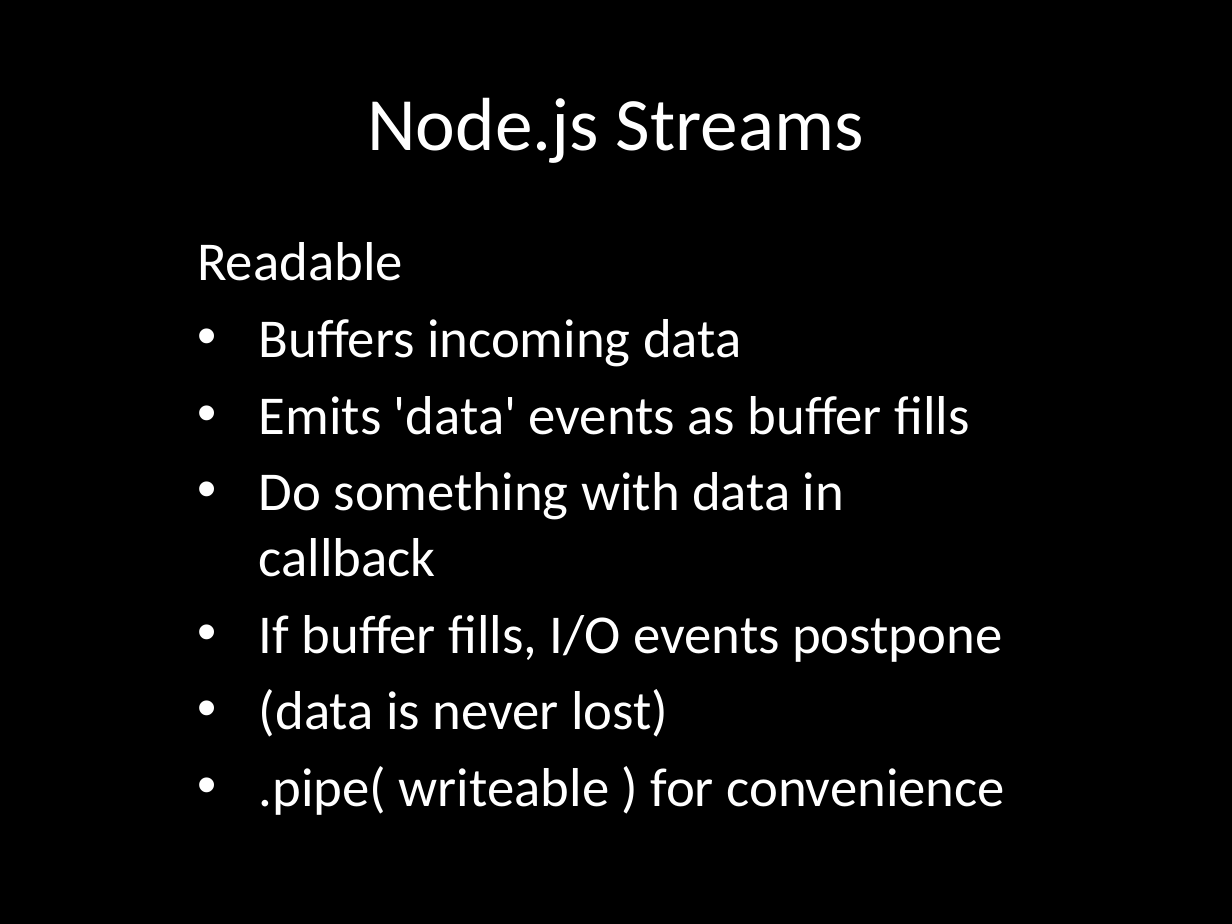
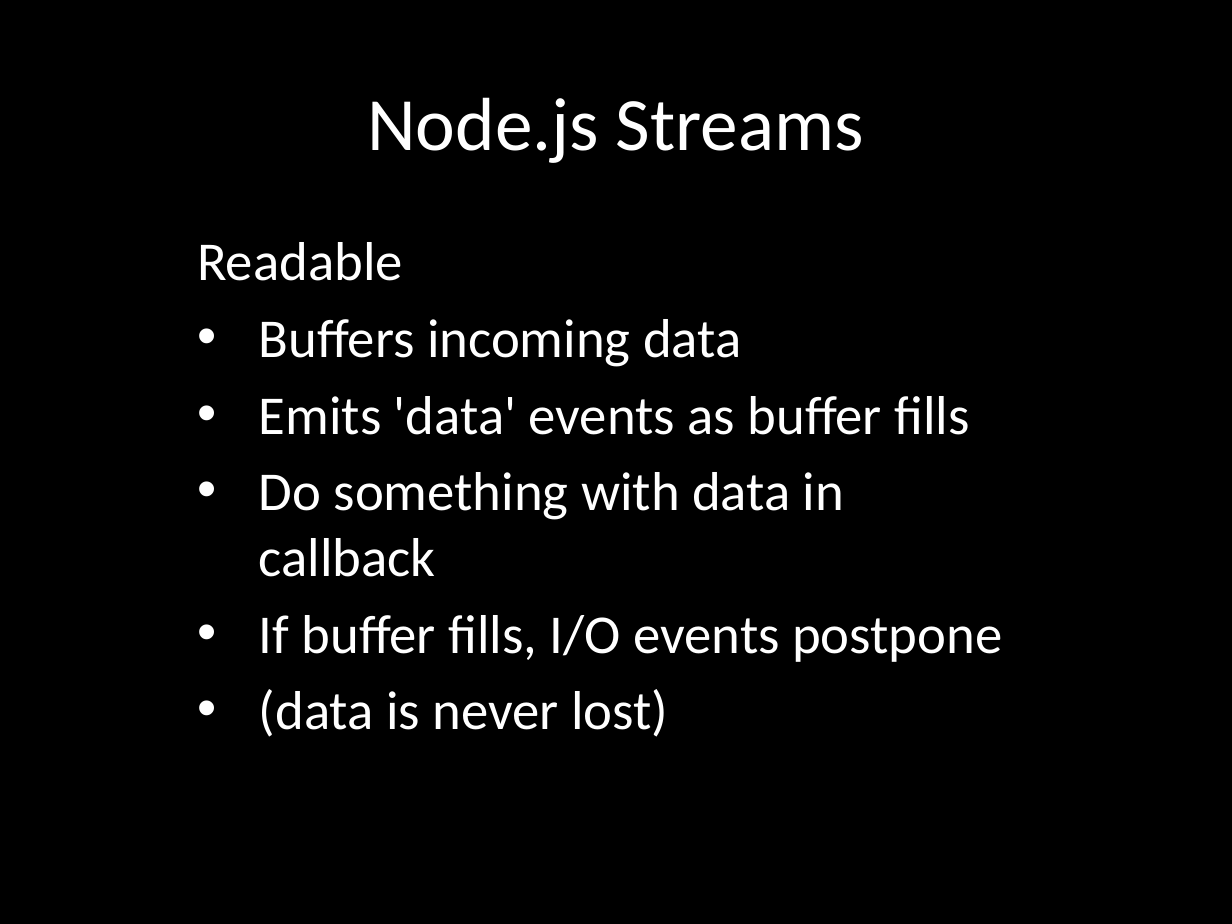
Before and after one commit to eliasjames/training-node, a slide deck: slide 11 of slides/Node Slides Day 2.pptx. Drawn at 1232x924 pixels with LibreOffice and Linux fonts; fonts in the diff are those of the drawing. Boxes give left, top, right and bottom in pixels: in the first picture for what was removed or moved away, otherwise in the second. Text is boxed around its words. In the diff, an @@ line names an element or a change of style, - is before the commit and + after.

```diff
--- a/slides/Node Slides Day 2.pptx
+++ b/slides/Node Slides Day 2.pptx
@@ subtitle at (x1=259, y1=766, x2=1005, y2=815): paragraph removed @@
-• .pipe( writeable ) for convenience
```
Also in this commit, not shown: 5 other slides changed, 7 slides added, 1 slide removed.
